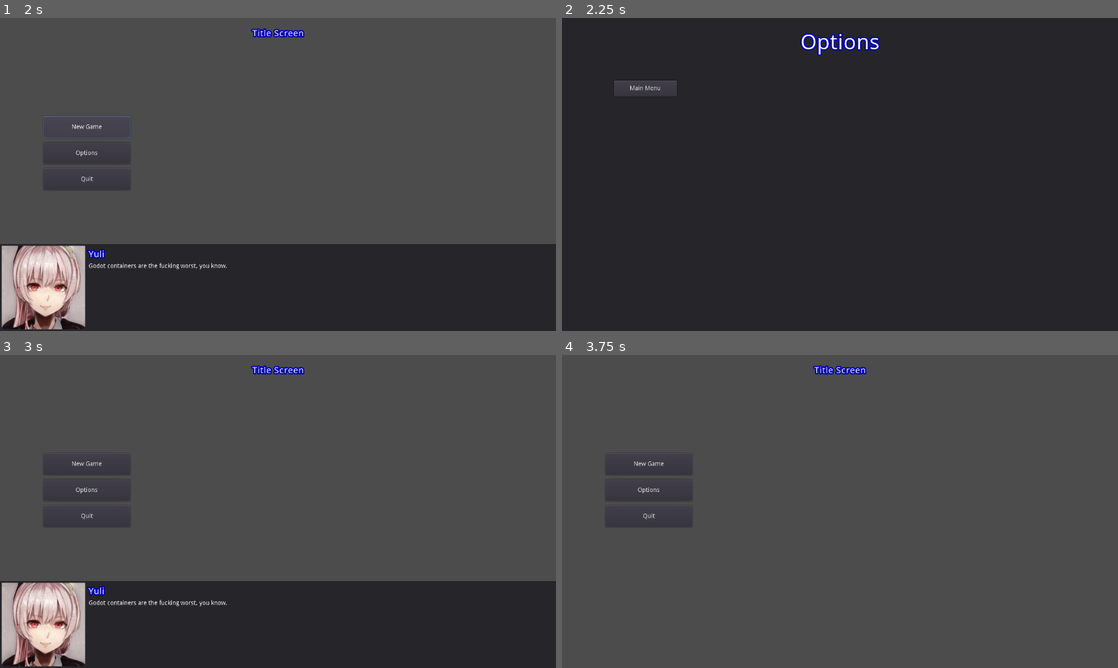
Above: before the commit, frames 1-4 (two rows, left to right).
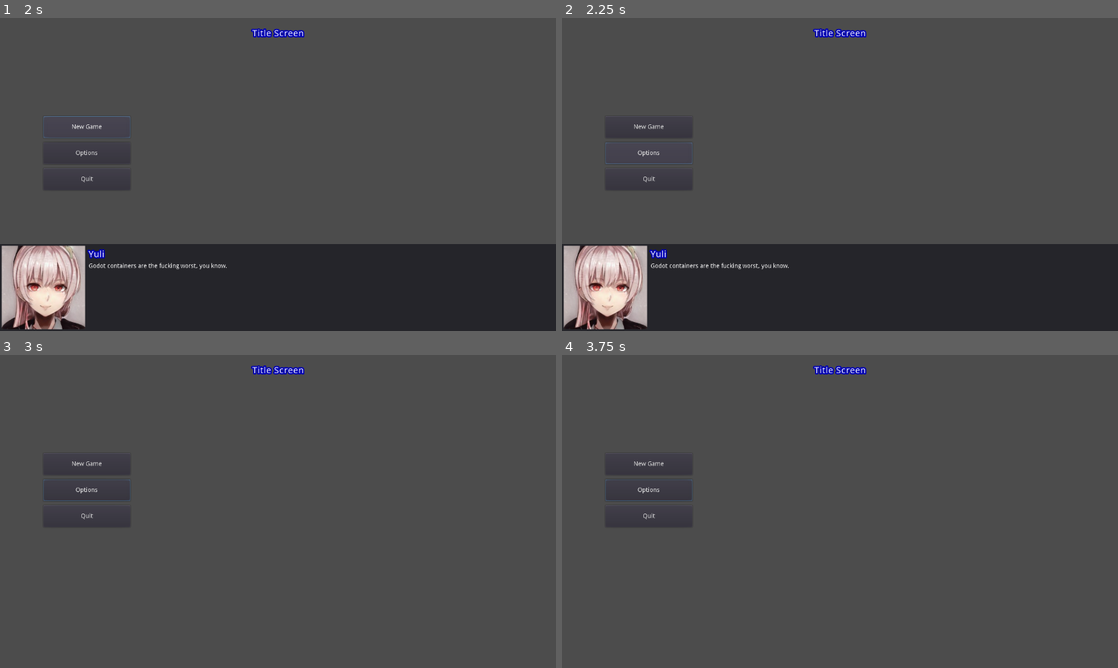
Above: after the commit, the same moments.

Repository: alpacanumerals/LD49
Game: Godot game, scene res://titlescreen.tscn
Same seed, same stepped clock (60 frames per second), same inputs: the game is played once before the commit and once after it.
Inputs (mouse positions are in pixels of both pictures, inside the frame that each line leads up to):
- Up to frame 1 (2 s): click "New Game" at 0.5 s; click (88, 127) at 1.25 s, where only the run before the commit has a clickable "New Game"
- Up to frame 2 (2.25 s): click (650, 152) at 2 s, where only the run before the commit has a clickable "Options"
- Up to frame 3 (3 s): click (83, 423) at 2.75 s, where only the run before the commit has a clickable "Main Menu"
- Up to frame 4 (3.75 s): move the mouse to (962, 495) at 3.52 s; hold D (pmove_right) from 3.53 s (still down); click (962, 495) at 3.67 s

Frame 1 is identical in both runs. In frame 2, 75% of the frame differs, in the area x 0-100%, y 0-100%; in frame 3, 28%; in frame 4, less than 0.1%.

Commit message:
basic pause avoidance!

Diff:
--- a/autoload/settings.gd
+++ b/autoload/settings.gd
@@ -7,4 +7,5 @@
 enum {NONE, HOTLINE, INFANTRY, MOUSE}
 
 func _ready():
+    pause_mode = Node.PAUSE_MODE_PROCESS
     pass
--- a/autoload/switcher.gd
+++ b/autoload/switcher.gd
@@ -6,6 +6,7 @@
 var ui_click
 
 func _ready():
+    pause_mode = Node.PAUSE_MODE_PROCESS
     #An autoloaded node is the elder sibling of whatever scene is active, so they share a root.
     var root = get_tree().get_root()
     #A count of the children is always 1 more than the 0-indexed id of the active scene.
--- a/autoload/util.gd
+++ b/autoload/util.gd
@@ -3,6 +3,7 @@
 var file_dict
 
 func _ready():
+    pause_mode = Node.PAUSE_MODE_PROCESS
     randomize()
     loadJSONs()
 
--- a/dialoguebox.gd
+++ b/dialoguebox.gd
@@ -4,6 +4,8 @@
 
 # Called when the node enters the scene tree for the first time.
 func _ready():
+    pause_mode = Node.PAUSE_MODE_PROCESS
+    get_tree().paused = true
     yield(get_tree().create_timer(2), "timeout")
     progress = true
     pass # Replace with function body.
@@ -17,4 +19,5 @@
     if event is InputEventMouseButton and progress == true:
         if event.button_index == BUTTON_LEFT and event.pressed:
             switcher.playClick()
+            get_tree().paused = false
             queue_free()
